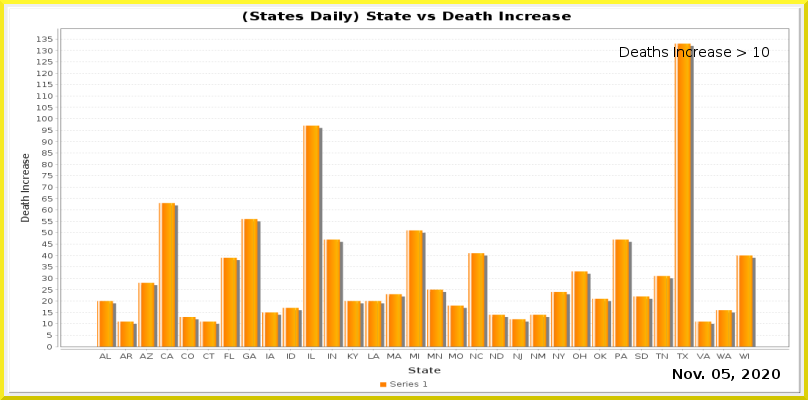
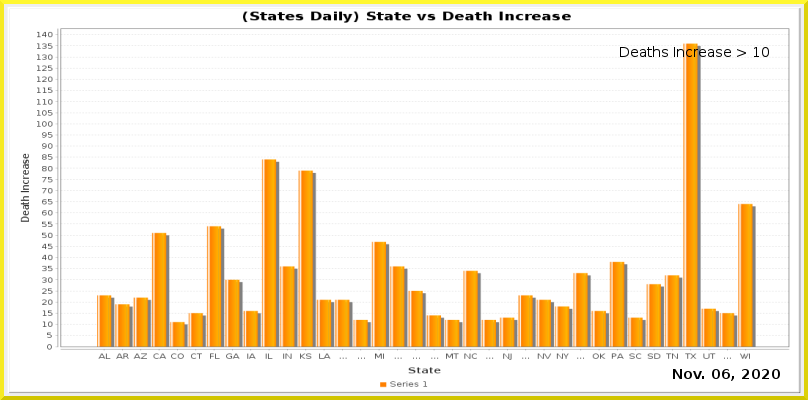
Before/after of a w=808, h=400 layered artwork. What changed in the layer stack:
painted on "Current Date" over (722, 369, 730, 379)
painted on "Date_vs_TestIncrease.png" over (37, 31, 789, 360)
